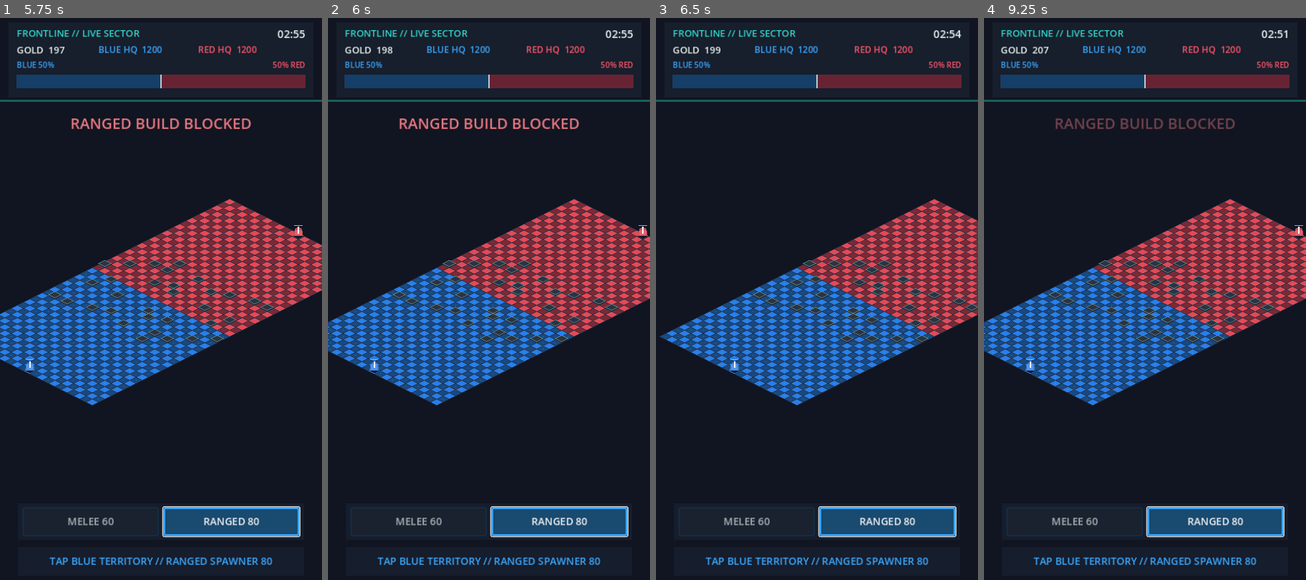
Above: before the commit, frames 1-4 (left to right).
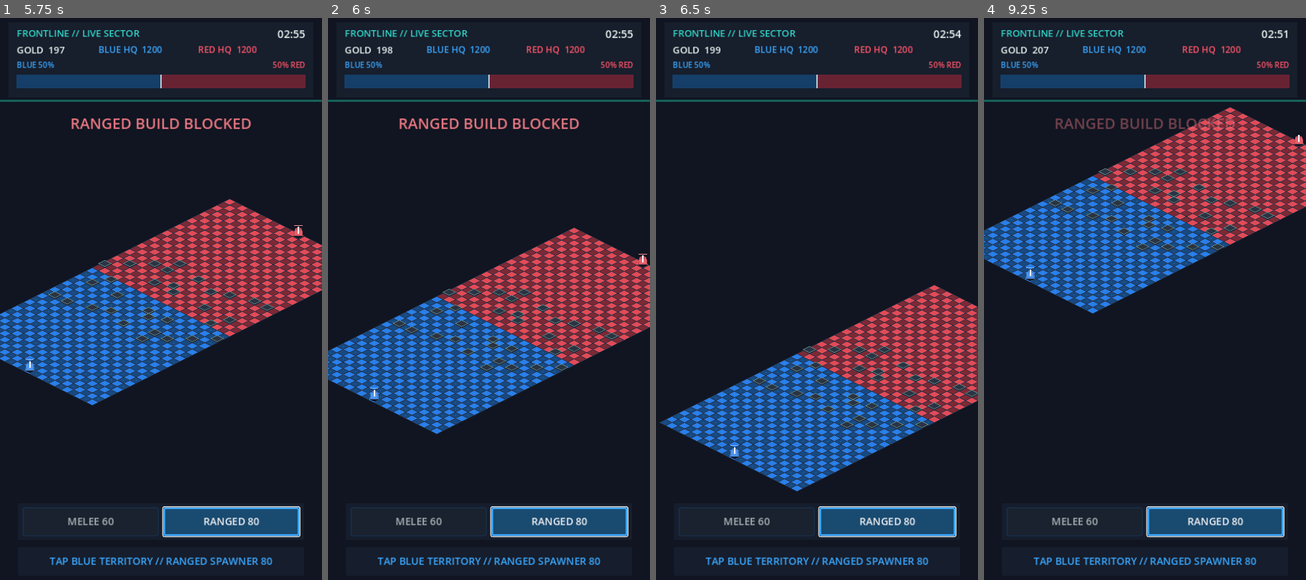
Above: after the commit, the same moments.

Repository: jinhoofkepco/Godottest1
Game: Godot game, scene res://scenes/main.tscn
Two runs of this game, one before a commit and one after it. Both use one fixed random seed, a clock stepped at 60 frames per second and the inputs below.
Inputs (mouse positions are in pixels of both pictures, inside the frame that each line leads up to):
- Up to frame 1 (5.75 s): click "MELEE 60" at 0.5 s; click "RANGED 80" at 1.25 s; click "MELEE 60" at 2 s; click "RANGED 80" at 2.75 s; click "MELEE 60" at 3.5 s; click "RANGED 80" at 4.25 s; tap Enter at 5 s; move the mouse to (231, 270) at 5.02 s; click (231, 270) at 5.17 s
- Up to frame 2 (6 s): drag from (424, 332) to (472, 417) at 5.77 s
- Up to frame 3 (6.5 s): no input
- Up to frame 4 (9.25 s): tap Space at 6.5 s; move the mouse to (1177, 175) at 6.52 s; click (1177, 175) at 6.67 s; drag from (1128, 417) to (1048, 214) at 7.27 s; move the mouse to (1241, 388) at 8.02 s; click (1241, 388) at 8.17 s; drag from (1048, 214) to (1096, 158) at 8.77 s

Frame 1 is identical in both runs. In frame 2, 21% of the frame differs, in the area x 0-100%, y 32-74%; in frame 3, 30%; in frame 4, 34%, in the area x 0-100%, y 15-69%.

Commit message:
fix: filter emulated map input

Diff:
--- a/scripts/main.gd
+++ b/scripts/main.gd
@@ -167,6 +167,7 @@
 
 func _finish_match(value: String) -> void:
 	game_result = value
+	map_view.set_interaction_enabled(false)
 	hud.show_result(value)
 
 
--- a/scripts/map_view.gd
+++ b/scripts/map_view.gd
@@ -7,6 +7,7 @@
 
 var frame_rect := Rect2()
 var zoom_level := GameConfig.MAP_ZOOM_DEFAULT
+var interaction_enabled := true
 
 var _board: GridBoard
 var _fit_scale := 1.0
@@ -26,6 +27,8 @@
 func setup(board: GridBoard, value: Rect2) -> void:
 	_board = board
 	frame_rect = value
+	interaction_enabled = true
+	_reset_input_state()
 	var bounds := _board.get_board_bounds()
 	_fit_scale = minf(frame_rect.size.x / bounds.size.x, frame_rect.size.y / bounds.size.y)
 	zoom_level = GameConfig.MAP_ZOOM_DEFAULT
@@ -61,7 +64,17 @@
 	return _board.world_to_cell(to_local(screen_position))
 
 
+func set_interaction_enabled(value: bool) -> void:
+	interaction_enabled = value
+	if not interaction_enabled:
+		_reset_input_state()
+
+
 func _unhandled_input(event: InputEvent) -> void:
+	if not interaction_enabled:
+		return
+	if event is InputEventMouse and event.device == InputEvent.DEVICE_ID_EMULATION:
+		return
 	if event is InputEventMouseButton:
 		_handle_mouse_button(event)
 	elif event is InputEventMouseMotion:
@@ -194,7 +207,16 @@
 	position.y = _clamp_axis(position.y, scaled_min.y, scaled_max.y, frame_rect.position.y, frame_rect.end.y)
 
 
+func _reset_input_state() -> void:
+	_mouse_down = false
+	_mouse_dragging = false
+	_touches.clear()
+	_single_touch_index = -1
+	_single_touch_dragging = false
+	_touch_sequence_suppressed = false
+
+
 func _clamp_axis(value: float, content_min: float, content_max: float, frame_min: float, frame_max: float) -> float:
 	if content_max - content_min <= frame_max - frame_min:
-		return (frame_min + frame_max - content_min - content_max) * 0.5
+		return clampf(value, frame_min - content_min, frame_max - content_max)
 	return clampf(value, frame_max - content_max, frame_min - content_min)
--- a/tests/test_game_flow.gd
+++ b/tests/test_game_flow.gd
@@ -15,6 +15,8 @@
 	await _test_production_and_feedback(tree, main_scene)
 	await _test_ranged_presentation(tree, main_scene)
 	await _test_map_view_transform_and_input(tree, main_scene)
+	await _test_emulated_mouse_stream_filter(tree, main_scene)
+	await _test_finished_map_interaction_gate(tree, main_scene)
 	await _test_hud_spawner_selection(tree, main_scene)
 	await _test_batched_lunge(tree, main_scene)
 	await _test_zero_screen_shake(tree, main_scene)
@@ -164,7 +166,9 @@
 	var frame_rect: Rect2 = map_view.frame_rect
 	var focus_cell := Vector2i(11, 22)
 	var focus_screen: Vector2 = map_view.to_global(main.grid.cell_to_world(focus_cell))
+	var focus_local: Vector2 = map_view.to_local(focus_screen)
 	map_view.set_zoom_at(2.0, focus_screen)
+	_expect(map_view.to_global(focus_local).distance_to(focus_screen) <= 0.25, "zoom preserves the exact transformed focus point within a quarter pixel")
 	_expect(map_view.screen_to_cell(focus_screen) == focus_cell, "zooming around a tile keeps exact transformed picking under the focus")
 	map_view.set_zoom_at(99.0, focus_screen)
 	_expect(is_equal_approx(float(map_view.zoom_level), 2.5), "zoom clamps to 2.5x maximum")
@@ -281,6 +285,98 @@
 	await tree.process_frame
 
 
+func _test_emulated_mouse_stream_filter(tree: SceneTree, main_scene: PackedScene) -> void:
+	_expect(bool(ProjectSettings.get_setting("input_devices/pointing/emulate_mouse_from_touch", true)), "touch-to-mouse emulation remains enabled for HUD buttons")
+	var main = main_scene.instantiate()
+	tree.root.add_child(main)
+	await tree.process_frame
+	var map_view = main.map_view
+	var frame_rect: Rect2 = map_view.frame_rect
+	var tapped_cells: Array[Vector2i] = []
+	map_view.tile_tapped.connect(func(cell: Vector2i) -> void: tapped_cells.append(cell))
+
+	var tap_cell := Vector2i(5, 36)
+	var tap_screen: Vector2 = map_view.to_global(main.grid.cell_to_world(tap_cell))
+	_send_touch_tap(map_view, tap_screen)
+	_send_mouse_tap(map_view, tap_screen, InputEvent.DEVICE_ID_EMULATION)
+	_expect(tapped_cells == [tap_cell], "native touch plus its emulated mouse stream emits exactly one tile tap")
+
+	map_view.setup(main.grid, frame_rect)
+	tapped_cells.clear()
+	var drag_start := frame_rect.get_center()
+	var drag_end := drag_start + Vector2(30, 0)
+	_send_touch_drag(map_view, drag_start, drag_end)
+	var touch_pan_position: Vector2 = map_view.position
+	_send_mouse_drag(map_view, drag_start, drag_end, InputEvent.DEVICE_ID_EMULATION)
+	_expect(map_view.position.is_equal_approx(touch_pan_position), "emulated mouse drag never applies a second pan after native touch drag")
+	_expect(tapped_cells.is_empty(), "native and emulated drag streams do not leak a tap")
+
+	map_view.setup(main.grid, frame_rect)
+	tapped_cells.clear()
+	var first_touch := Vector2(210, 470)
+	var second_touch := Vector2(310, 470)
+	var touch_a := InputEventScreenTouch.new()
+	touch_a.index = 0
+	touch_a.pressed = true
+	touch_a.position = first_touch
+	map_view._unhandled_input(touch_a)
+	var touch_b := InputEventScreenTouch.new()
+	touch_b.index = 1
+	touch_b.pressed = true
+	touch_b.position = second_touch
+	map_view._unhandled_input(touch_b)
+	var pinch_drag := InputEventScreenDrag.new()
+	pinch_drag.index = 1
+	pinch_drag.position = second_touch + Vector2(40, 0)
+	pinch_drag.relative = Vector2(40, 0)
+	map_view._unhandled_input(pinch_drag)
+	touch_b.pressed = false
+	touch_b.position = pinch_drag.position
+	map_view._unhandled_input(touch_b)
+	touch_a.pressed = false
+	map_view._unhandled_input(touch_a)
+	_send_mouse_tap(map_view, (first_touch + second_touch) * 0.5, InputEvent.DEVICE_ID_EMULATION)
+	_expect(tapped_cells.is_empty(), "pinch plus its emulated mouse stream emits zero tile taps")
+	main.queue_free()
+	await tree.process_frame
+
+
+func _test_finished_map_interaction_gate(tree: SceneTree, main_scene: PackedScene) -> void:
+	var main = main_scene.instantiate()
+	tree.root.add_child(main)
+	await tree.process_frame
+	var map_view = main.map_view
+	var map_properties := _property_names(map_view)
+	_expect(map_view.has_method("set_interaction_enabled") and map_properties.has("interaction_enabled"), "MapView exposes a narrow interaction-enabled contract")
+	if not map_view.has_method("set_interaction_enabled") or not map_properties.has("interaction_enabled"):
+		main.queue_free()
+		await tree.process_frame
+		return
+	_expect(bool(map_view.interaction_enabled), "MapView interaction starts enabled")
+	var frame_rect: Rect2 = map_view.frame_rect
+	var tapped_cells: Array[Vector2i] = []
+	map_view.tile_tapped.connect(func(cell: Vector2i) -> void: tapped_cells.append(cell))
+	main._finish_match("VICTORY")
+	_expect(not bool(map_view.interaction_enabled), "finishing a match disables map interaction before the result overlay")
+	var terminal_position: Vector2 = map_view.position
+	var terminal_zoom: float = map_view.zoom_level
+	var focus := frame_rect.get_center()
+	var wheel := InputEventMouseButton.new()
+	wheel.button_index = MOUSE_BUTTON_WHEEL_UP
+	wheel.pressed = true
+	wheel.position = focus
+	map_view._unhandled_input(wheel)
+	_send_mouse_drag(map_view, focus, focus + Vector2(30, 0))
+	_send_touch_tap(map_view, focus)
+	_expect(is_equal_approx(float(map_view.zoom_level), terminal_zoom), "wheel input cannot zoom after the match finishes")
+	_expect(map_view.position.is_equal_approx(terminal_position), "mouse drag cannot pan after the match finishes")
+	_expect(tapped_cells.is_empty(), "touch tap cannot emit placement after the match finishes")
+	map_view.setup(main.grid, frame_rect)
+	_expect(bool(map_view.interaction_enabled), "setup resets MapView interaction for a fresh match")
+	main.queue_free()
+	await tree.process_frame
+
+
 func _test_hud_spawner_selection(tree: SceneTree, main_scene: PackedScene) -> void:
 	var main = main_scene.instantiate()
 	tree.root.add_child(main)
@@ -404,3 +500,58 @@
 	for property in value.get_property_list():
 		names.append(String(property.name))
 	return names
+
+
+func _send_mouse_tap(map_view, at: Vector2, device_id: int = 0) -> void:
+	var event := InputEventMouseButton.new()
+	event.device = device_id
+	event.button_index = MOUSE_BUTTON_LEFT
+	event.pressed = true
+	event.position = at
+	map_view._unhandled_input(event)
+	event.pressed = false
+	map_view._unhandled_input(event)
+
+
+func _send_mouse_drag(map_view, start: Vector2, finish: Vector2, device_id: int = 0) -> void:
+	var press := InputEventMouseButton.new()
+	press.device = device_id
+	press.button_index = MOUSE_BUTTON_LEFT
+	press.pressed = true
+	press.position = start
+	map_view._unhandled_input(press)
+	var drag := InputEventMouseMotion.new()
+	drag.device = device_id
+	drag.button_mask = MOUSE_BUTTON_MASK_LEFT
+	drag.position = finish
+	drag.relative = finish - start
+	map_view._unhandled_input(drag)
+	press.pressed = false
+	press.position = finish
+	map_view._unhandled_input(press)
+
+
+func _send_touch_tap(map_view, at: Vector2) -> void:
+	var event := InputEventScreenTouch.new()
+	event.index = 0
+	event.pressed = true
+	event.position = at
+	map_view._unhandled_input(event)
+	event.pressed = false
+	map_view._unhandled_input(event)
+
+
+func _send_touch_drag(map_view, start: Vector2, finish: Vector2) -> void:
+	var touch := InputEventScreenTouch.new()
+	touch.index = 0
+	touch.pressed = true
+	touch.position = start
+	map_view._unhandled_input(touch)
+	var drag := InputEventScreenDrag.new()
+	drag.index = 0
+	drag.position = finish
+	drag.relative = finish - start
+	map_view._unhandled_input(drag)
+	touch.pressed = false
+	touch.position = finish
+	map_view._unhandled_input(touch)
